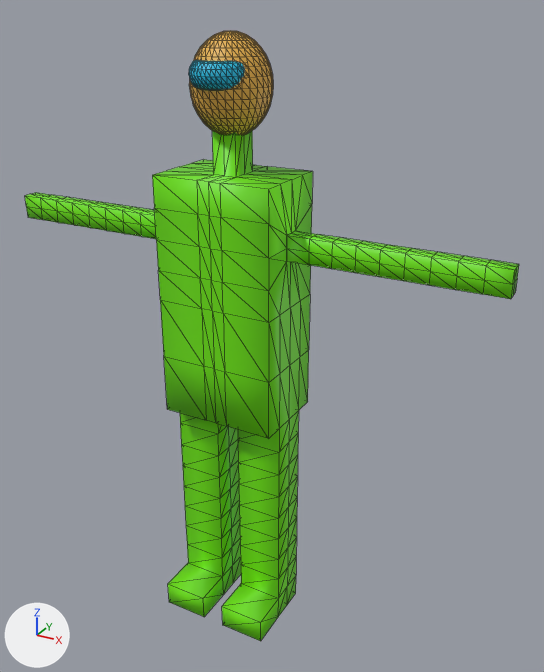
Two versions of the glTF model assets/player.glb, one commit apart.
One viewpoint serves both versions: a 50 mm lens placed at (1.82, -2.94, 1.12), pointed at (0.14, 0.11, -0.41). The axes (+X, +Y, +Z) are drawn at lower left. The lights are the same throughout. Mesh edges are drawn as thin lines.

The first picture shows 'Player'.
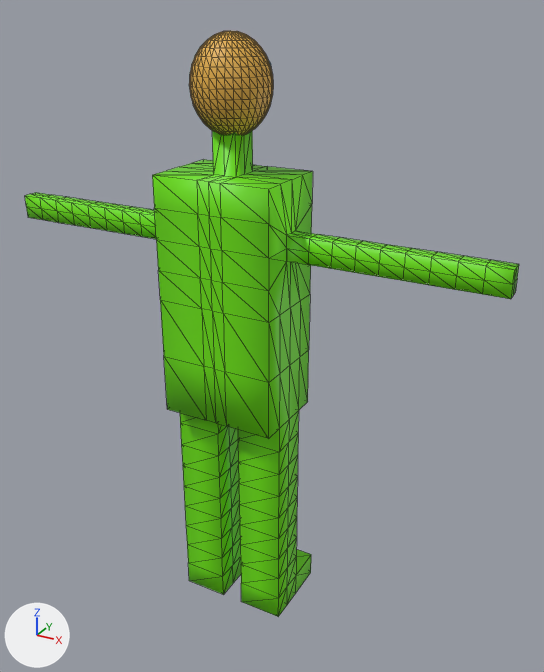
Pixel boxes (x1, y1, x2, y2) of what changed, in the pictures (544 x 672 px):
'Player', turned: before (25, 31, 519, 641); after (25, 31, 519, 617)

What the commit changed:
Object 'Player' (ob_player) turns from (0, 0, 0) to (0, 0, 180) degrees about x, y and z.
